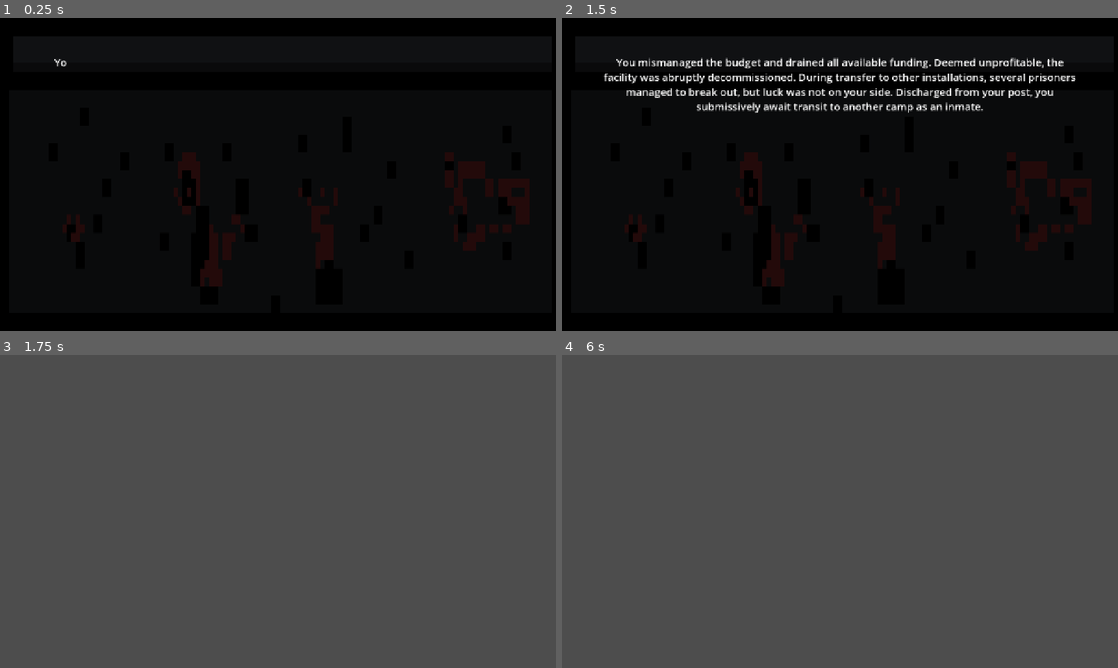
Above: before the commit, frames 1-4 (two rows, left to right).
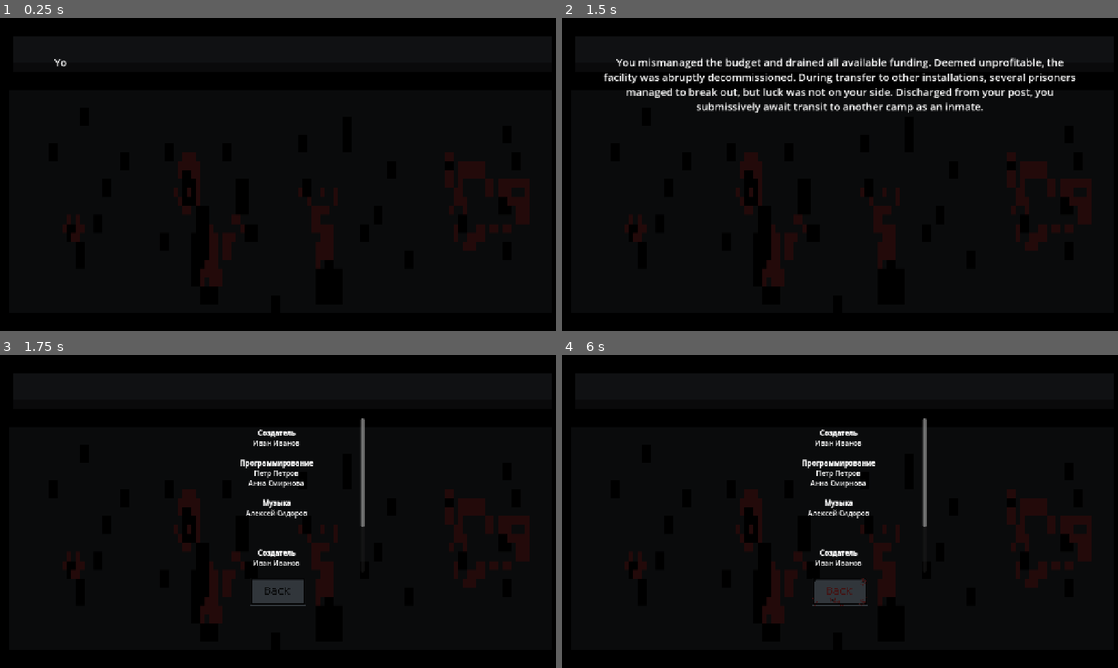
Above: after the commit, the same moments.

Repository: JoshuaWe1t/death-camp
Game: Godot game, scene res://scenes/menus/result_menu/result_game_menu.tscn
The game is run twice, just before and just after one commit, with the same random seed, the same clock (stepped at 60 frames per second) and the same inputs. The project has no main scene, so this scene is started directly. Sound files missing from this copy of the repository are replaced by a short silence.
Inputs (mouse positions are in pixels of both pictures, inside the frame that each line leads up to):
- Up to frame 1 (0.25 s): no input
- Up to frame 2 (1.5 s): tap Enter at 0.5 s; move the mouse to (962, 158) at 0.52 s; hold Space (SPACE) 0.53-1.28 s; click (962, 158) at 0.67 s; move the mouse to (728, 190) at 1.27 s; click (728, 190) at 1.35 s
- Up to frame 3 (1.75 s): tap Space (SPACE) at 1.55 s
- Up to frame 4 (6 s): click (840, 589) at 2.02 s; tap Enter at 2.75, 4.25 s; move the mouse to (895, 442) at 2.77 s; hold Space (SPACE) 2.78-3.53 s; click (895, 442) at 2.92 s; move the mouse to (812, 574) at 3.52 s; tap N at 3.6 s; click (812, 574) at 3.67 s; tap Space (SPACE) at 3.8, 5.3 s; move the mouse to (1006, 558) at 4.27 s; hold Space (SPACE) 4.28-5.03 s; click (1006, 558) at 4.42 s; move the mouse to (673, 464) at 5.02 s; click (673, 464) at 5.1 s; move the mouse to (867, 511) at 5.77 s; hold Space (SPACE) from 5.78 s (still down); click (867, 511) at 5.92 s

Frames 1-2 are identical in both runs. In frame 3, 100% of the frame differs, in the area x 0-100%, y 0-100%; in frame 4, 100%.
Error after the commit: Parse Error: Identifier "MusicManager" not declared in the current scope. (res://scenes/menus/main_menu/main_menu.gd:63)

Commit message:
feat: Добавить сцену главного меню для перехода

Diff:
--- a/scenes/menus/result_menu/result_game_menu.gd
+++ b/scenes/menus/result_menu/result_game_menu.gd
@@ -1,6 +1,6 @@
 extends Control
 
-const MAIN_GAME = preload("res://scenes/levels/test/main.tscn")
+const MENU = preload("res://scenes/menus/main_menu/main_menu.tscn")
 
 signal show_hint_go_menu()
 
@@ -85,7 +85,7 @@
 
 	if event.is_action_pressed("SPACE") and is_text_skipped:
 		print("Переход в игру")
-		get_tree().change_scene_to_packed(MAIN_GAME)
+		get_tree().change_scene_to_packed(MENU)
 
 
 func _animate_hint() -> void:
